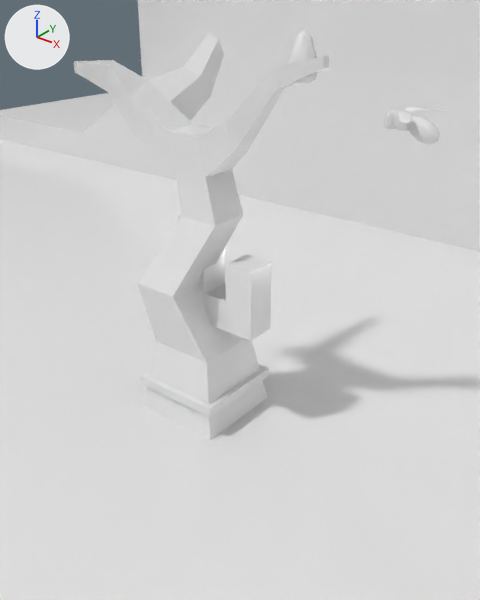
The FBX model Assets/ressources/3dassets.fbx as it was, and as the next commit left it.
One viewpoint serves both versions: a camera (50 mm lens) standing at (1.17, -1.293, 1.296) and looking at (0.058, 0.097, 0.434). Arrows for +X, +Y and +Z are at upper left; the lights stay in place. Where no turn or scale is listed for an object, it has been applied to the vertices.

In view in the first picture: 'Bee', 'Cactus', 'Scene', 'deadTree', 'rain'.
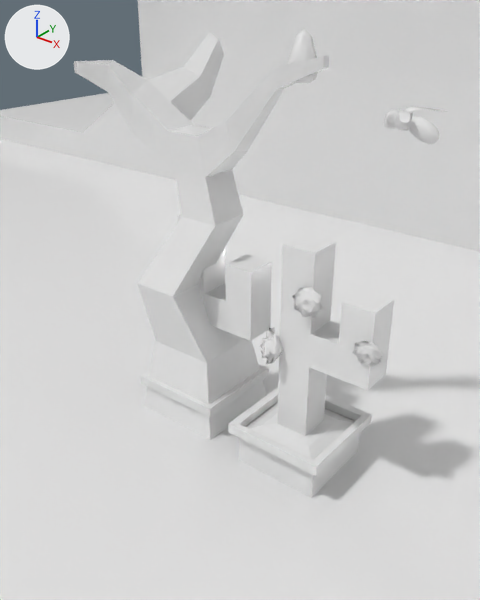
What differs and where, as boxes (x1, y1, x2, y2) in the pictures (480 x 600 px):
```json
{"object": "Cactus.Flower", "change": "added", "after": [228, 234, 394, 498]}
```

The change, as JSON lines over the scene's bpy script:
```json
{"op": "add", "block": "me_cube_012_1", "code": ["me_cube_012_1 = bpy.data.meshes.new('Cube.012')", "me_cube_012_1.from_pydata(...)  # 464 vertices, 450 faces; spans x -0.139..0.241, y -0.139..0.139, z 0.0..0.713", "me_cube_012_1.materials.append(mat_flatcolor)  # its picture is missing"]}
{"op": "add", "block": "ob_cactus_flower", "code": ["ob_cactus_flower = bpy.data.objects.new('Cactus.Flower', me_cube_012_1)", "ob_cactus_flower.location = (0.376, -0.037, 0.016)"]}
```
